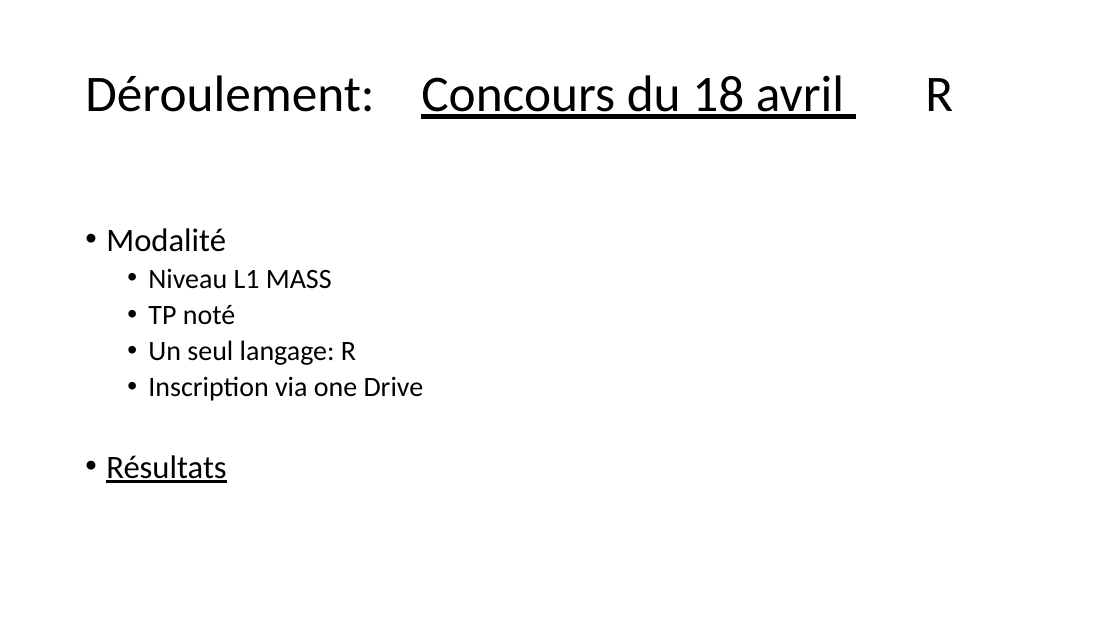
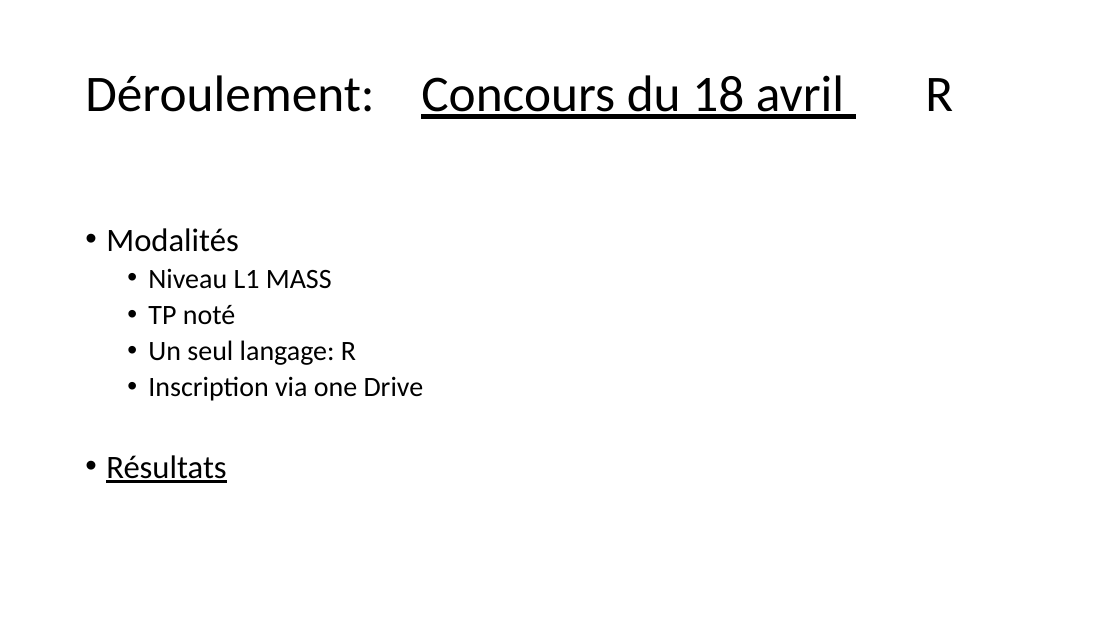
Before and after one commit to GRnice/ConcoursJuin, a slide deck: slide 8 of rapport/presentation.pptx. Drawn at 1120x630 pixels with LibreOffice and Linux fonts; fonts in the diff are those of the drawing. Boxes give left, top, right and bottom in pixels: in the first picture for what was removed or moved away, otherwise in the second. Text is boxed around its words. In the diff, an @@ line names an element or a change of style, - is before the commit and + after.

```diff
--- a/rapport/presentation.pptx
+++ b/rapport/presentation.pptx
@@ text at bbox=[106, 228, 238, 252]: text changed @@
-• Modalité
+• Modalités
```
Also in this commit, not shown: 3 other slides changed.
